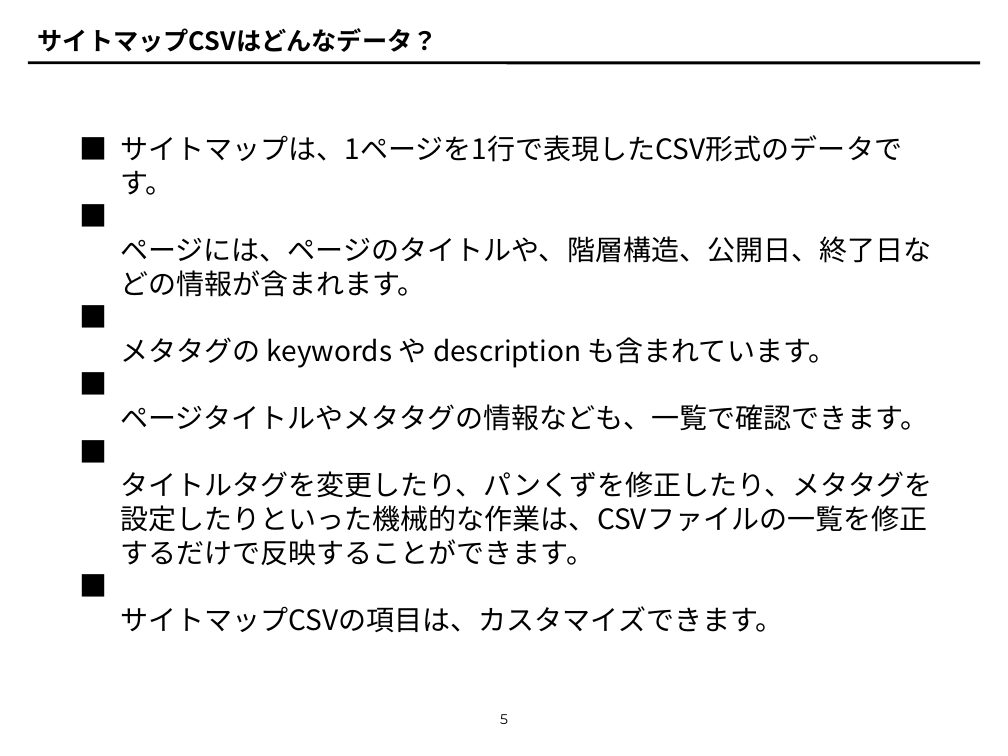
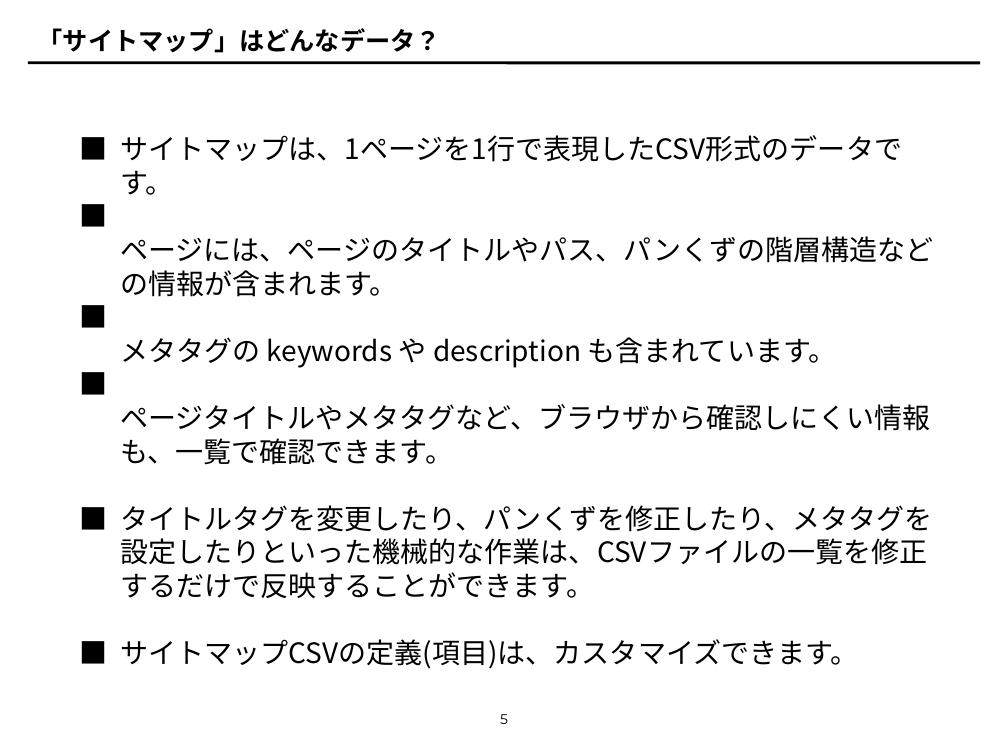
Before and after one commit to tomk79/PxDocuments, a slide deck: slide 5 of PxFW_invitation.odp. Drawn at 1008x756 pixels with LibreOffice and Linux fonts; fonts in the diff are those of the drawing. Boxes give left, top, right and bottom in pixels: in the first picture for what was removed or moved away, otherwise in the second. Text is boxed around its words. In the diff, an @@ line names an element or a change of style, - is before the commit and + after.

```diff
--- a/PxFW_invitation.odp
+++ b/PxFW_invitation.odp
@@ title at (38,28,441,53): text changed @@
-サイトマップCSVはどんなデータ？
+「サイトマップ」はどんなデータ？
@@ text "■" rewrapped from (70,126,116,674) to (70,126,116,708) @@
@@ text at (120,236,934,297): text changed @@
-ページには、ページのタイトルや、階層構造、公開日、終了日などの情報が含まれます。
+ページには、ページのタイトルやパス、パンくずの階層構造などの情報が含まれます。
@@ text at (120,404,930,465): text changed @@
-ページタイトルやメタタグの情報なども、一覧で確認できます。
+ページタイトルやメタタグなど、ブラウザから確認しにくい情報も、一覧で確認できます。
@@ text at (120,639,859,669): text changed @@
-サイトマップCSVの項目は、カスタマイズできます。
+サイトマップCSVの定義(項目)は、カスタマイズできます。
```
Also in this commit, not shown: 14 other slides changed, 13 slides added, 9 slides removed.
